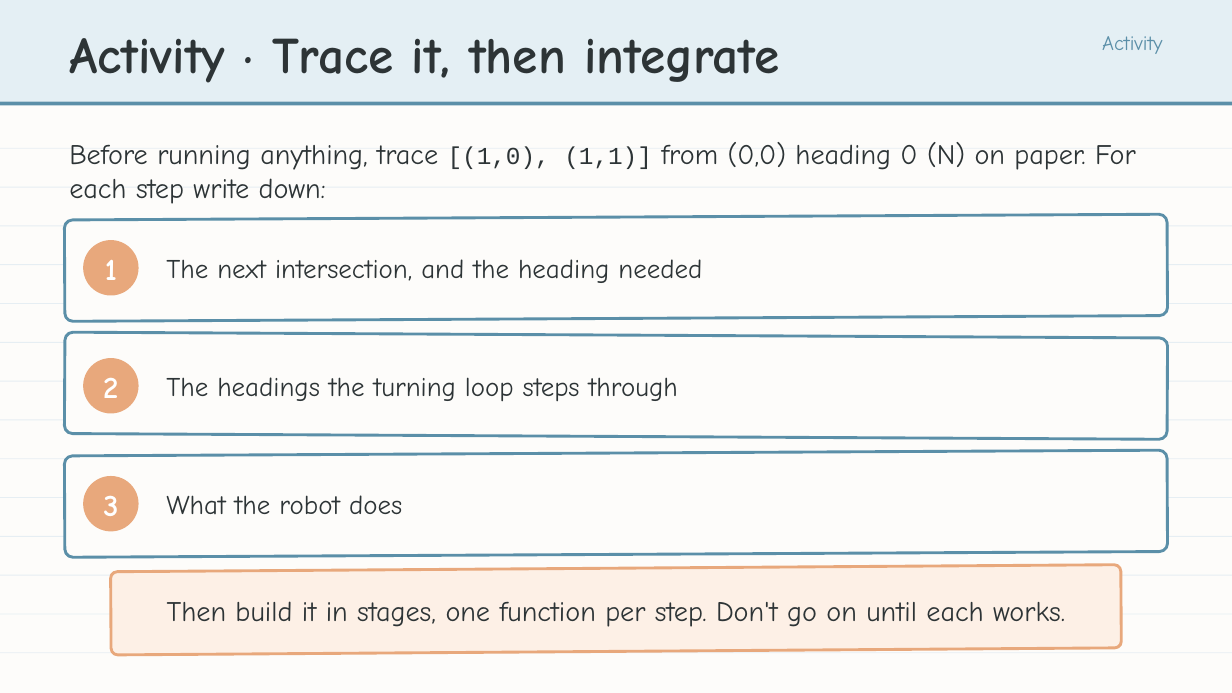
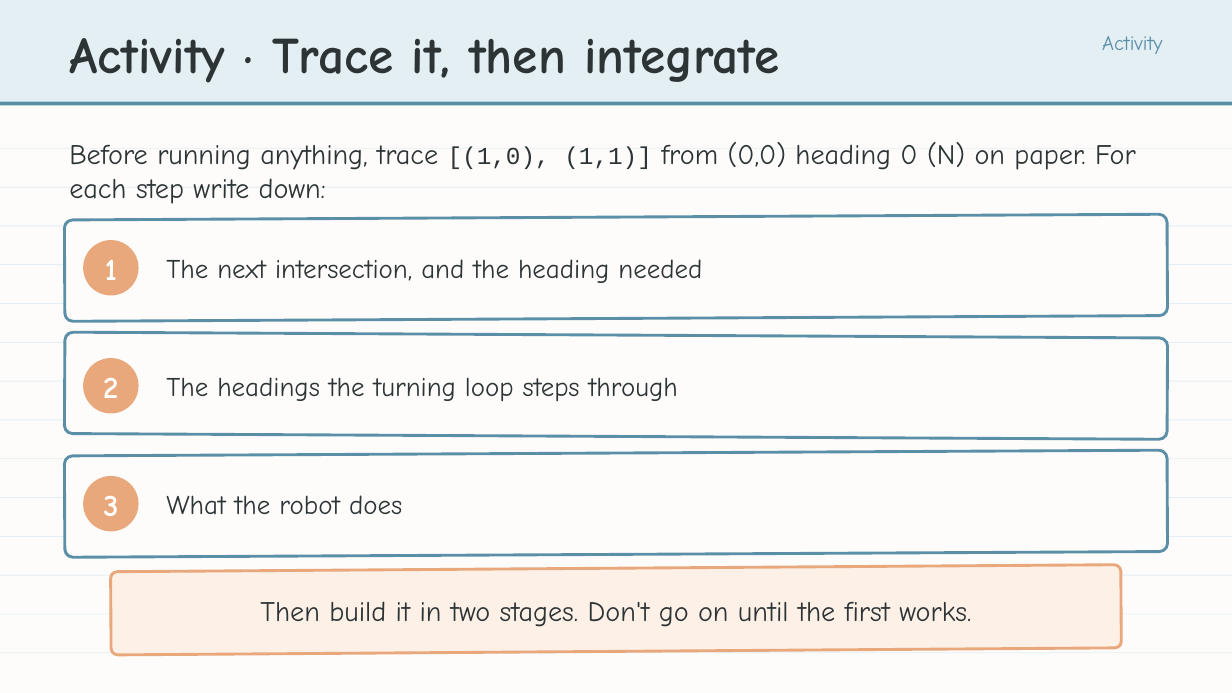
Before and after one commit to bradamiller/LearningPython, a slide deck: slide 18 of static/slides/module-04-manhattan/module-4-lesson-06-driving-the-path.pptx (slide 22 before the commit). Drawn at 1232x693 pixels with LibreOffice and Linux fonts; fonts in the diff are those of the drawing. Boxes give left, top, right and bottom in pixels: in the first picture for what was removed or moved away, otherwise in the second. Text is boxed around its words. In the diff, an @@ line names an element or a change of style, - is before the commit and + after.

```diff
--- a/static/slides/module-04-manhattan/module-4-lesson-06-driving-the-path.pptx
+++ b/static/slides/module-04-manhattan/module-4-lesson-06-driving-the-path.pptx
@@ text at [260, 601, 971, 627]: text changed @@
-Then build it in stages, one function per step. Don't go on until each works.
+Then build it in two stages. Don't go on until the first works.
```
Also in this commit, not shown: 4 other slides changed, 7 slides removed, 7 other files.
